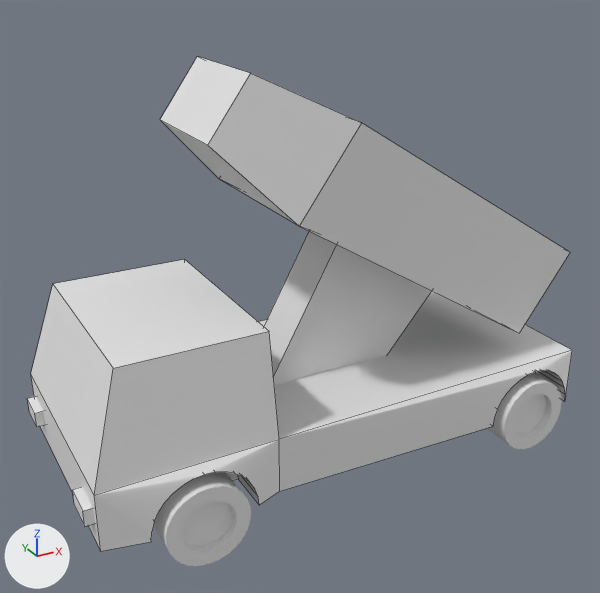
What one commit did to the Blender file Assets/Assets/3D/RocketEnemy.blend.
Both versions are drawn from a camera (50 mm lens) standing at (-7.85, -13.34, 8.75) and looking at (-0.62, -0.19, 2.18). The lights are fixed; the arrows at lower left show +X, +Y and +Z. Mesh edges are drawn as thin lines on the coarser meshes.
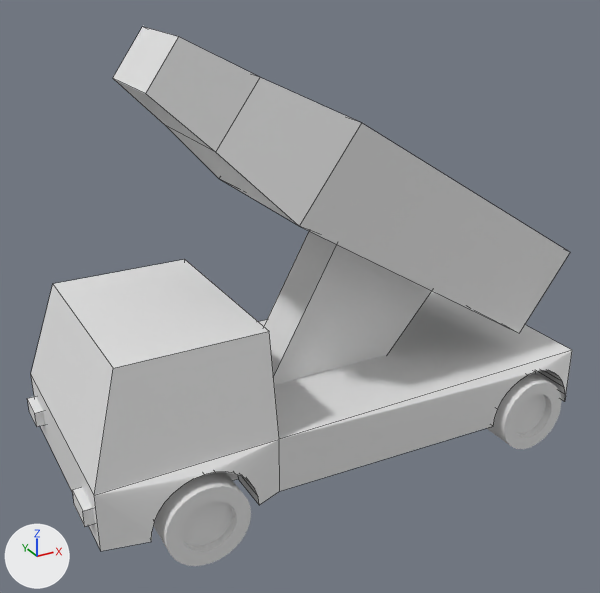
Pixel boxes (x1, y1, x2, y2) of what changed, in the pictures (600 x 593 px):
'Cube.001', reshaped (11% wider, 9% taller)
    before: (160, 56, 570, 385)
    after: (113, 27, 570, 385)
part 1 of me_cube_002, built on
    before: (160, 56, 361, 226)
    after: (113, 27, 361, 226)

Diff of the bpy script that builds the scene:
```diff
--- a/Assets/Assets/3D/RocketEnemy.blend.py
+++ b/Assets/Assets/3D/RocketEnemy.blend.py
@@ me_cube_002 @@
 # used by ob_cube_001; location = (3.66, 0.0, 2.35); rotation_euler = (0.0, 0.632, 0.0), in degrees (0, 36, 0); scale = (1.0, 1.67, 1.0)
-me_cube_002.from_pydata(...)  # 20 vertices, 18 faces; spans x -7.15..1.0, y -1.0..1.0, z -4.6..1.0
+me_cube_002.from_pydata(...)  # 24 vertices, 22 faces; spans x -8.36..1.0, y -1.0..1.0, z -4.6..1.0
+# me_cube_002 part 1
+# 4 vertices are removed from x -7.15, y -0.66..0.66, z -1.17..0.15
+# 5 faces are deleted
+# 8 vertices are added at x -8.36..-6.99, y -0.69..0.69, z -1.2..0.18
+# 9 new faces join them
```
